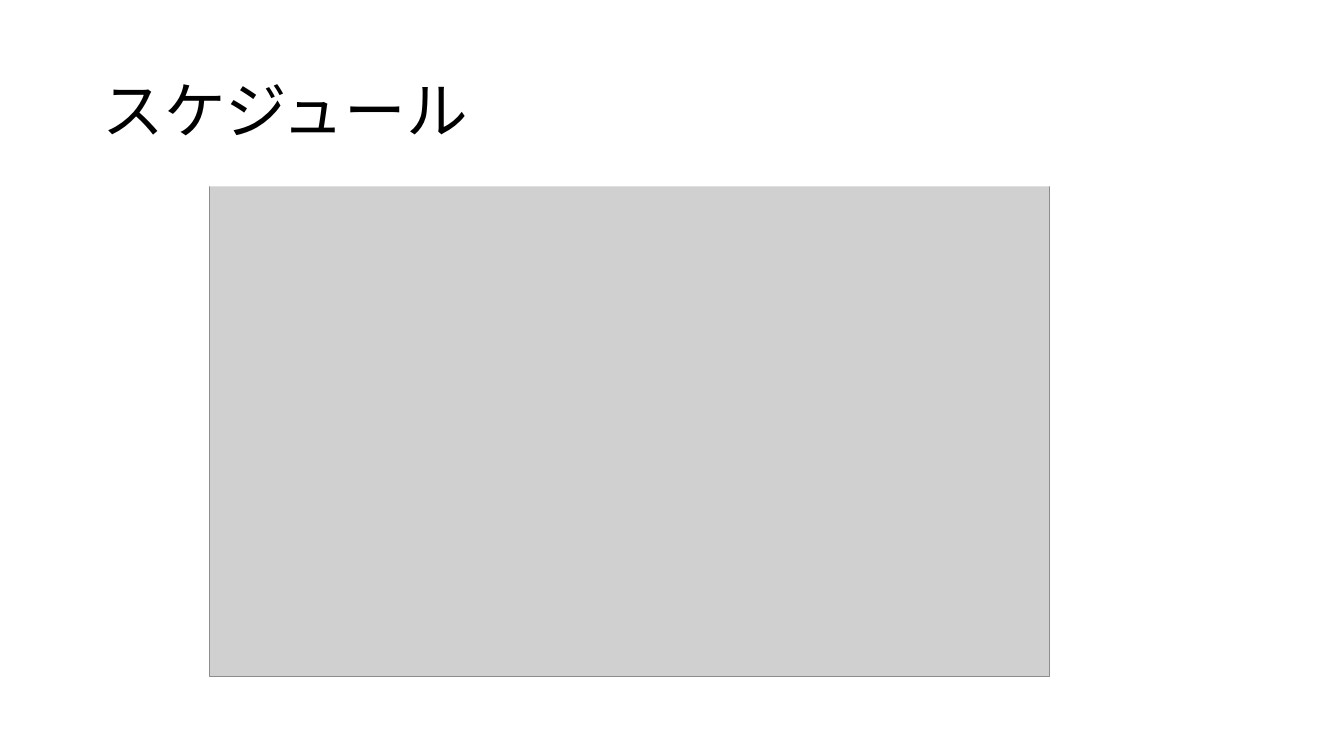
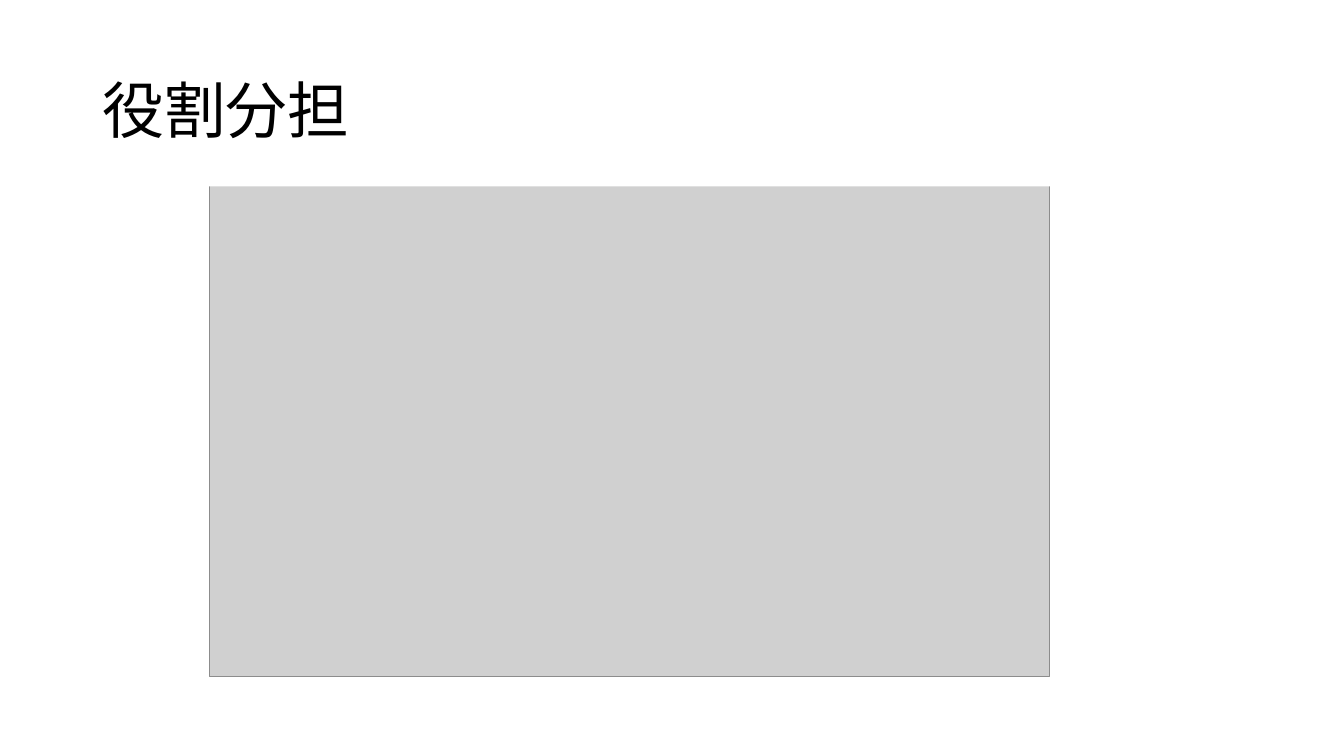
Before and after one commit to ivy239007/UG, a slide deck: slide 3 of プレゼン資料/Webアプリ開発発表資料.pptx. Drawn at 1344x756 pixels with LibreOffice and Linux fonts; fonts in the diff are those of the drawing; grey boxes stand for pictures. Boxes give left, top, right and bottom in pixels: in the first picture for what was removed or moved away, otherwise in the second. Text is boxed around its words. In the diff, an @@ line names an element or a change of style, - is before the commit and + after.

```diff
--- a/プレゼン資料/Webアプリ開発発表資料.pptx
+++ b/プレゼン資料/Webアプリ開発発表資料.pptx
@@ title at bbox=[102, 81, 348, 138]: text changed @@
-スケジュール
+役割分担
```
Also in this commit, not shown: 1 other slide changed.
